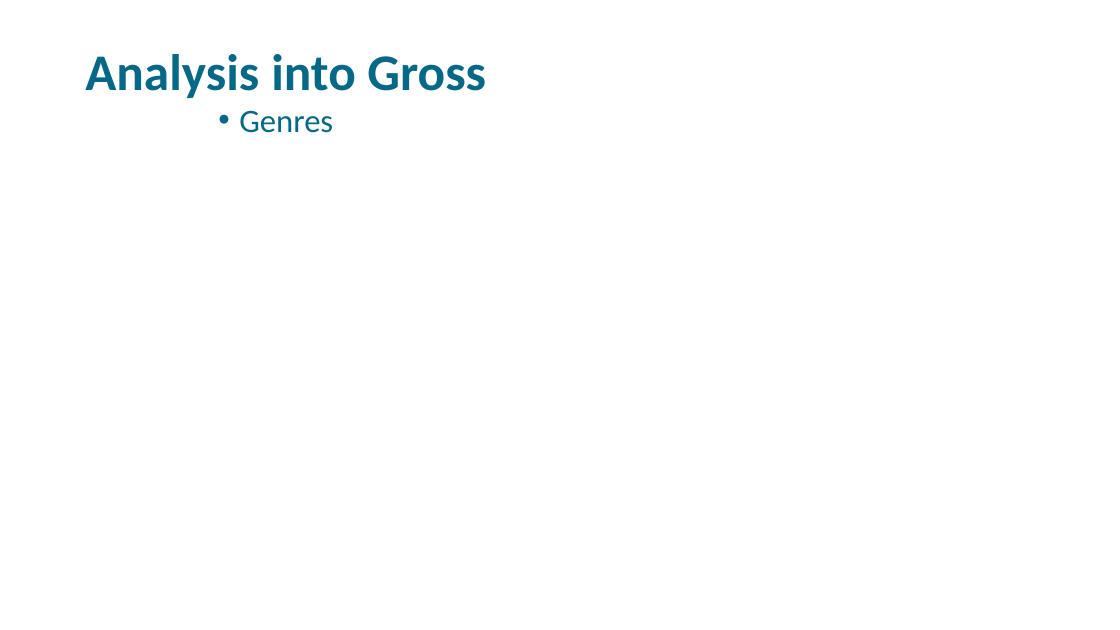
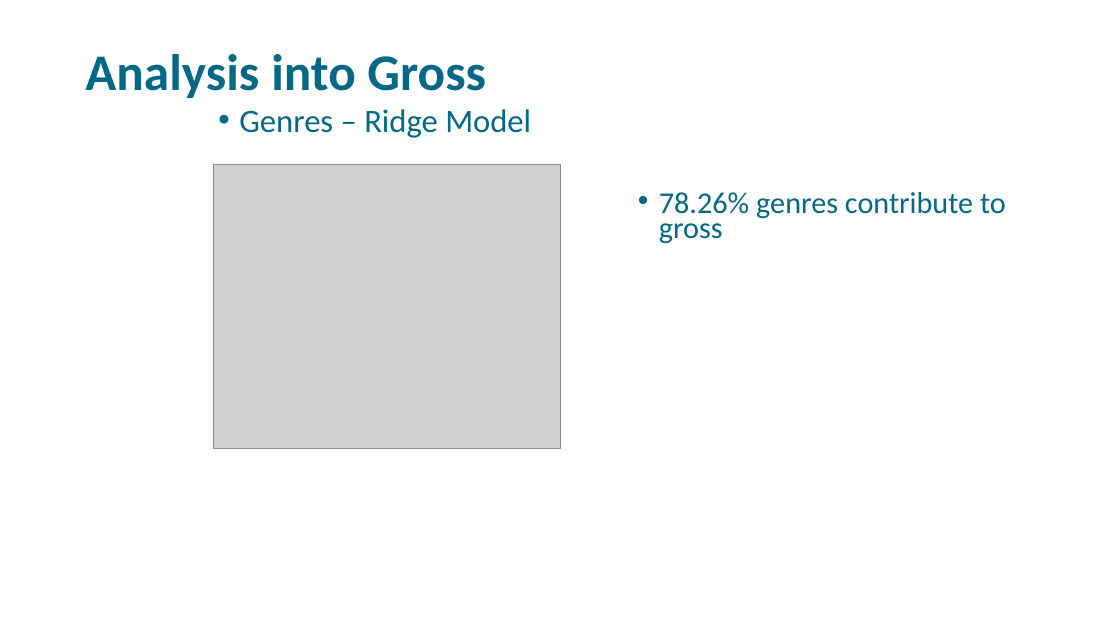
Before and after one commit to libbyYOU/IMDb-5000-movie-project, a slide deck: slide 14 of DSO-530 Final Project.pptx. Drawn at 1120x630 pixels with LibreOffice and Linux fonts; fonts in the diff are those of the drawing; grey boxes stand for pictures; background and template pictures are left out. Boxes give left, top, right and bottom in pixels: in the first picture for what was removed or moved away, otherwise in the second. Text is boxed around its words. In the diff, an @@ line names an element or a change of style, - is before the commit and + after.

```diff
--- a/DSO-530 Final Project.pptx
+++ b/DSO-530 Final Project.pptx
@@ text at [239, 109, 531, 138]: text changed @@
-• Genres
+• Genres – Ridge Model
@@ picture added at [213, 164, 560, 449] @@
@@ text added at [659, 192, 1006, 244], 25.9 pt, text #056887 @@
+• 78.26% genres contribute to gross
```
Also in this commit, not shown: 8 other slides changed, 3 slides added, 3 slides removed.
